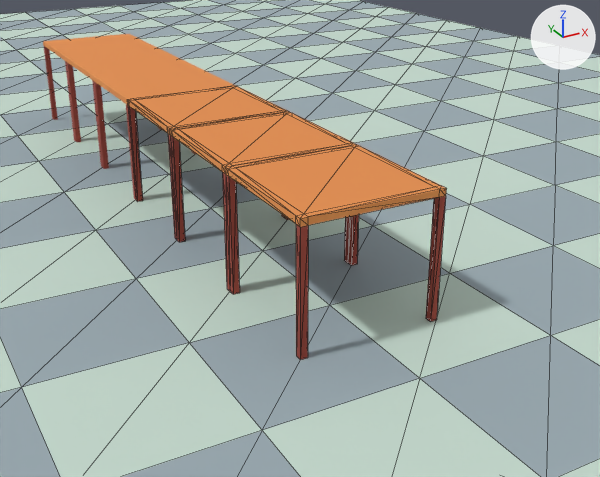
One commit to the glTF model public/models/Level_01.glb: the scene before it, then after it.
Camera for both pictures: a 50 mm lens placed at (-0.53, -8.19, 2.63), pointed at (2.54, -2.61, -0.17). Arrows for +X, +Y and +Z are at upper right; the lights stay in place. Mesh edges are drawn as thin lines on the coarser meshes. Objects named as collision shapes, trigger or cutter boxes, shadow casters or lower levels of detail are left out. Where no turn or scale is listed for an object, it has been applied to the vertices.

The first picture shows 'Floor', 'Table', 'Table.001', 'Table.002', 'Table.003', 'Table.004', 'Table.005'.
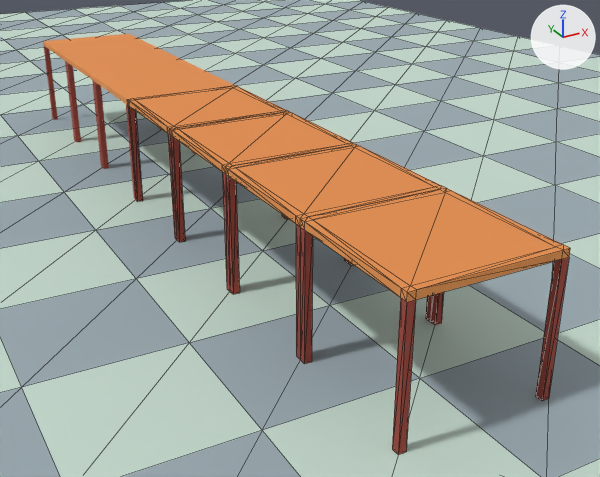
Boxes [x1, y1, x2, y2] around the edits, measured in the pictures (600 x 477 px):
'Table.006', added (orange)
    after: [300, 188, 570, 455]

The edits, one by one:
Object 'Table.006' (ob_table_006) is new; it shows me_cube_007.
Its location is (2.0, -5.0, 0.0).
